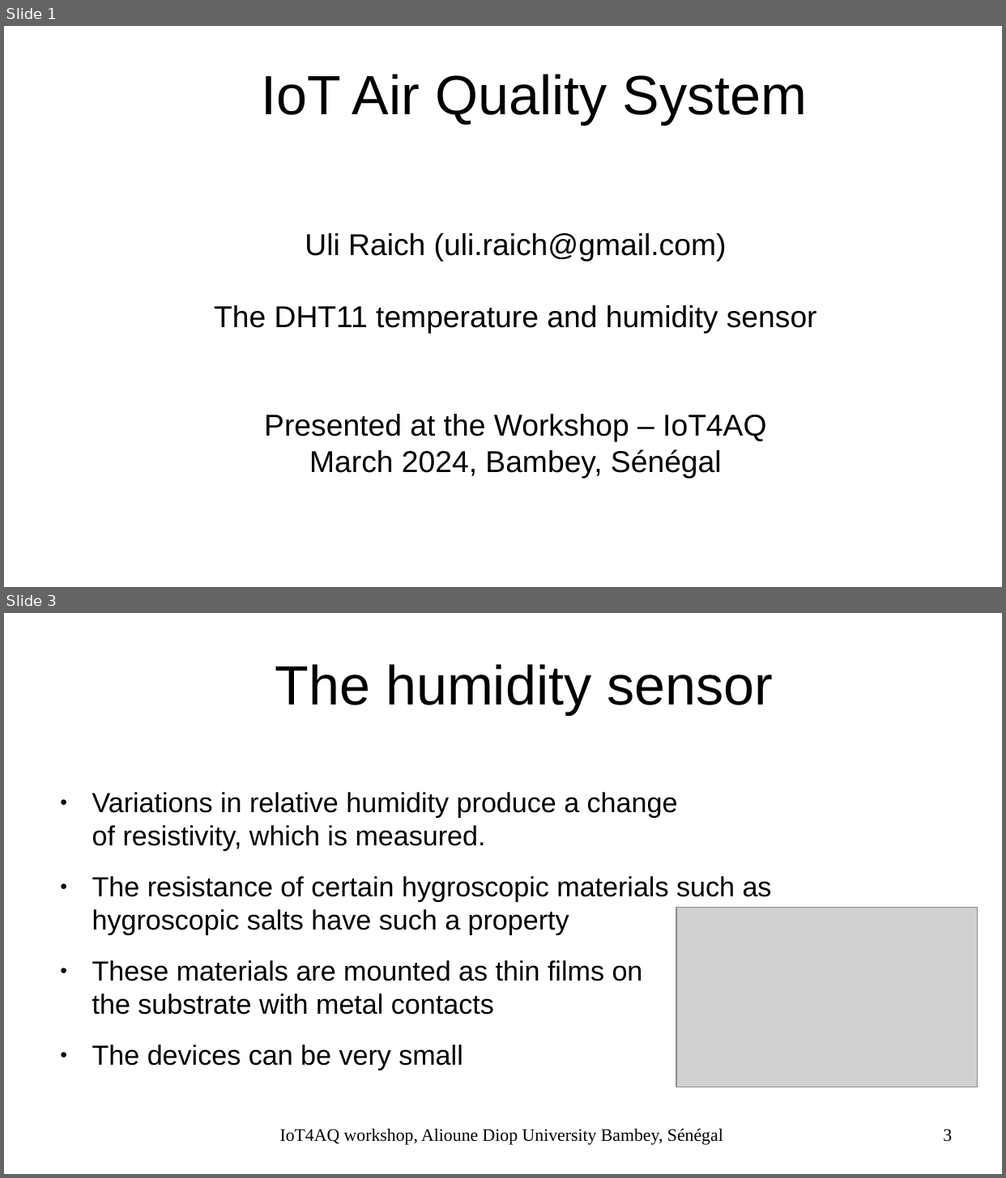
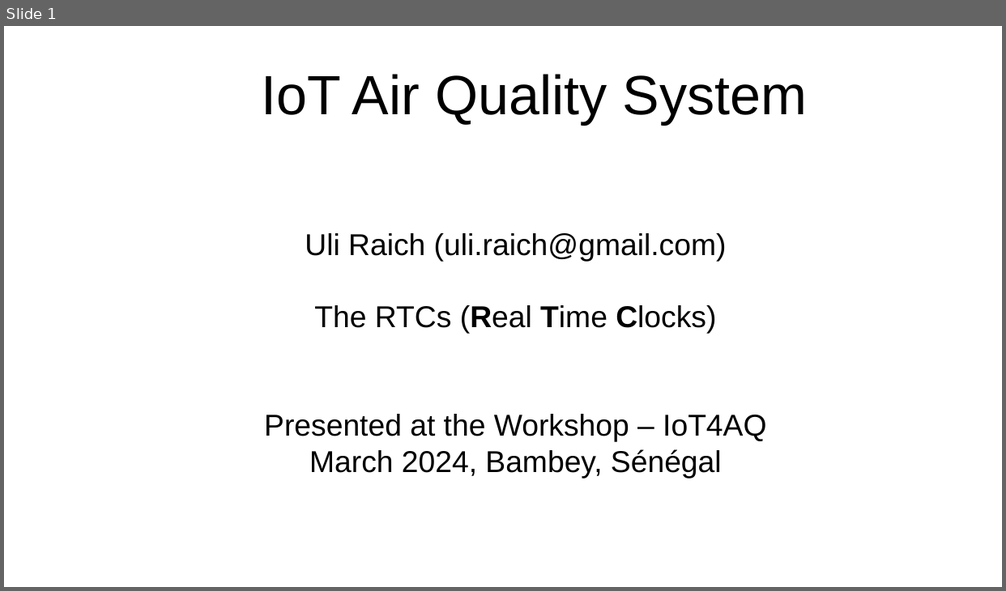
Before and after one commit to uraich/IoT4AQ, a slide deck: workshop/slides/iot4aq_rtc.odp. Shown one above the other, each under a label of ours: slides 1 and 3 before the commit, slide 1 after it; the slides between them are not shown. The pictures are 1006x1178 and 1006x591 pixels, drawn with LibreOffice and Linux fonts; fonts in the diff are those of the drawing; grey boxes stand for pictures; background and template pictures are left out. Boxes give left, top, right and bottom in pixels: in the first picture for what was removed or moved away, otherwise in the second. Text is boxed around its words. In the diff, an @@ line names an element or a change of style, - is before the commit and + after.

```diff
--- a/workshop/slides/iot4aq_rtc.odp
+++ b/workshop/slides/iot4aq_rtc.odp
@@ slide 3 removed at (4, 613, 1002, 1174), background #FFFFFF @@
@@ title removed at (275, 664, 773, 714) @@
-The humidity sensor
@@ text removed at (92, 792, 772, 1071) @@
-● Variations in relative humidity produce a change
-  of resistivity, which is measured.
-● The resistance of certain hygroscopic materials such as
-  hygroscopic salts have such a property
-● These materials are mounted as thin films on
-  the substrate with metal contacts
-● The devices can be very small
@@ picture removed at (677, 907, 978, 1088) @@
@@ text removed at (280, 1129, 723, 1145) @@
-IoT4AQ workshop, Alioune Diop University Bambey, Sénégal
@@ page number removed at (943, 1129, 952, 1142) @@
-3
@@ slide 1 changed as well @@
@@ subtitle at (314, 305, 716, 334): text changed @@
-The DHT11 temperature and humidity sensor
+The RTCs (Real Time Clocks)
```
Also in this commit, not shown: 1 other slide changed, 1 slide added, 7 other slides removed, 4 other files.
